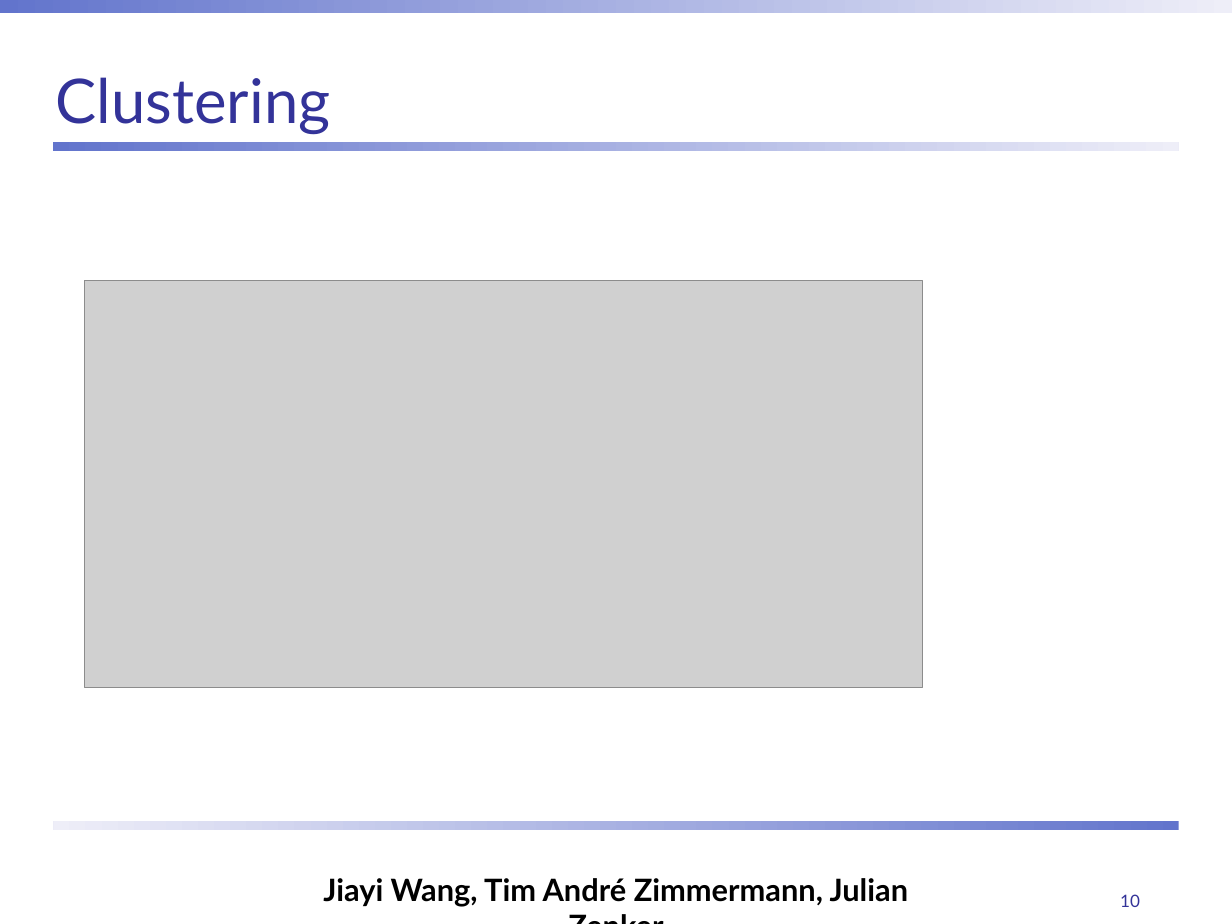
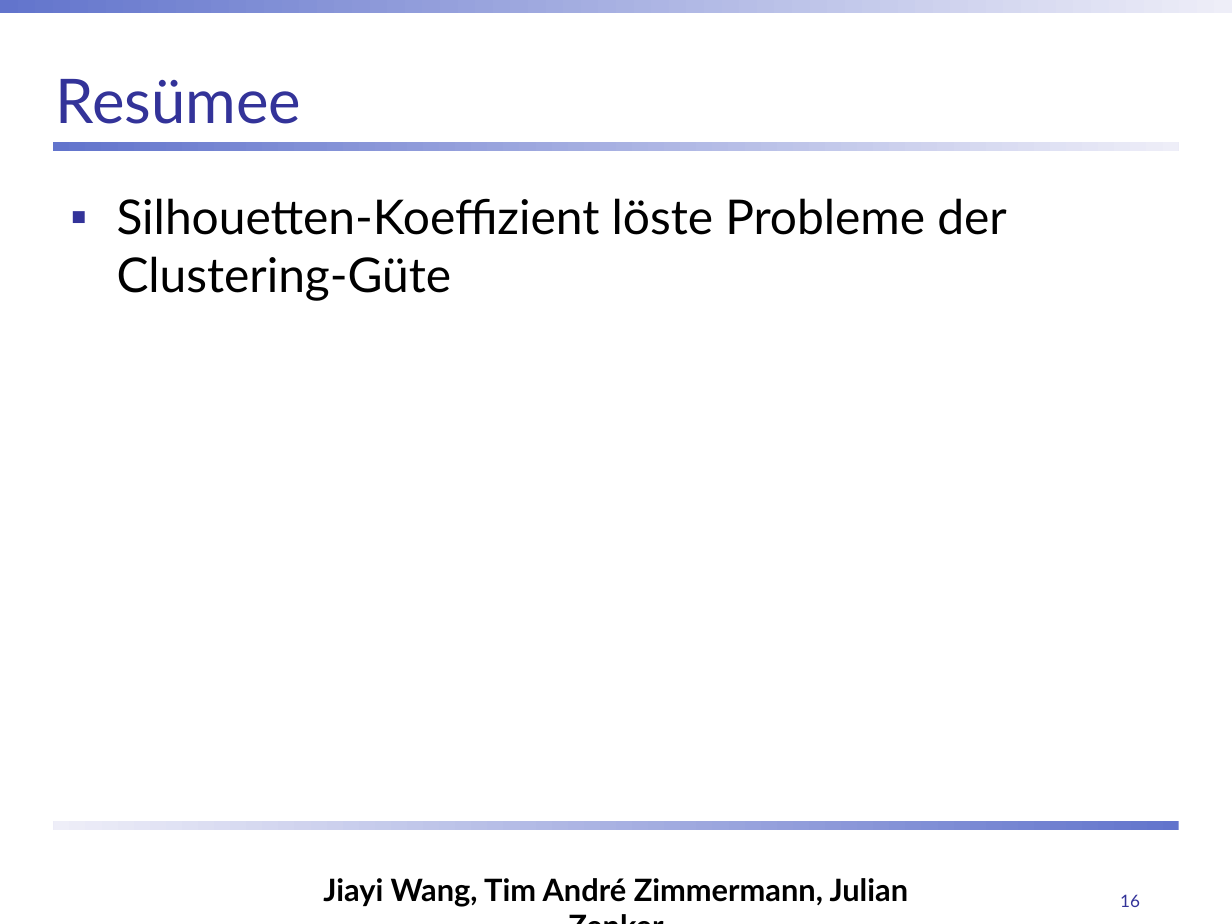
Before and after one commit to ChulioZ/music-recommender, a slide deck: slide 16 of Abschlusspräsentation.pptx (slide 10 before the commit). Drawn at 1232x924 pixels with LibreOffice and Linux fonts; fonts in the diff are those of the drawing; grey boxes stand for pictures; background and template pictures are left out. Boxes give left, top, right and bottom in pixels: in the first picture for what was removed or moved away, otherwise in the second. Text is boxed around its words. In the diff, an @@ line names an element or a change of style, - is before the commit and + after.

```diff
--- a/Abschlusspräsentation.pptx
+++ b/Abschlusspräsentation.pptx
@@ title at [56, 79, 302, 124]: text changed @@
-Clustering
+Resümee
@@ text added at [117, 198, 1006, 301], 28 pt, text #000000 @@
+▪ Silhouetten-Koeffizient löste Probleme der Clustering-Güte
@@ picture removed at [85, 281, 923, 687] @@
@@ page number at [1120, 894, 1140, 907]: text changed @@
-10
+16
```
Also in this commit, not shown: 10 other slides changed, 1 slide added, 9 slides removed.
